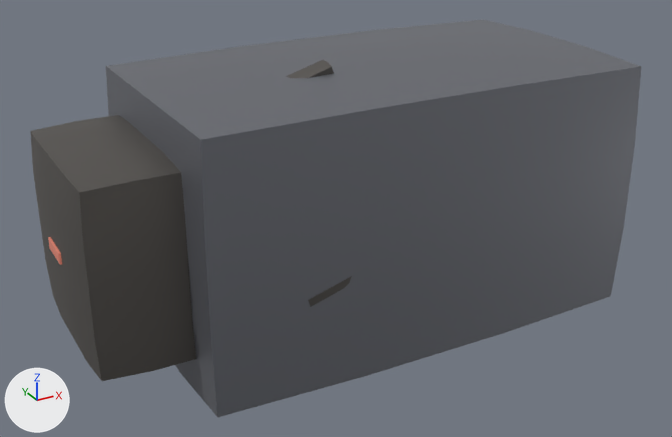
The Blender file assets/ships/parts/blender/engine_vector_authored.blend: old version first, new version second.
One viewpoint serves both versions: a 50 mm camera at (-1.53, -4.52, 2.1) aimed at (0.92, -0.05, -0.13). The axes (+X, +Y, +Z) are drawn at lower left. The lights are the same throughout. The first picture is the older version.

In view in the first picture: 'DET_nozzle_scorch', 'LOD0_ENGINE_VECTOR_MAIN', 'engine_vector_Material_Mechanical_Merged'.
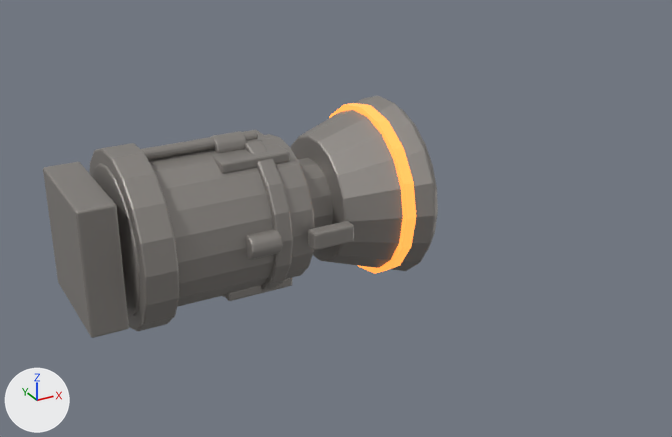
What differs and where, as boxes (x1, y1, x2, y2) in the pictures (672 x 437 px):
'LOD0_ENGINE_VECTOR_MAIN', recoloured, reshaped, moved (26% narrower, 39% shorter)
    before: (106, 20, 641, 417)
    after: (43, 96, 438, 338)
'engine_vector_Material_Mechanical_Merged', deleted
    before: (30, 60, 352, 381)
'DET_heat_scorch_band', added (orange)
    after: (329, 103, 416, 274)
'DET_nozzle_scorch', deleted
    before: (48, 237, 62, 265)
part 1 of me_lod0_engine_vector_main, added
    after: (43, 162, 129, 338)
part 2 of me_lod0_engine_vector_main, added
    after: (92, 134, 315, 316)
part 3 of me_lod0_engine_vector_main, added
    after: (89, 143, 179, 331)
part 4 of me_lod0_engine_vector_main, added
    after: (245, 139, 293, 290)
part 5 of me_lod0_engine_vector_main, added (mostly hidden)
    after: (400, 108, 438, 252)
part 6 of me_lod0_engine_vector_main, added
    after: (291, 96, 435, 271)
part 7 of me_lod0_engine_vector_main, added
    after: (297, 158, 333, 228)
part 8 of me_lod0_engine_vector_main, added
    after: (308, 221, 354, 250)
part 9 of me_lod0_engine_vector_main, added
    after: (211, 131, 247, 153)
part 10 of me_lod0_engine_vector_main, added
    after: (246, 229, 283, 260)
part 11 of me_lod0_engine_vector_main, added
    after: (141, 130, 258, 160)
part 12 of me_lod0_engine_vector_main, added (mostly hidden)
    after: (177, 295, 222, 307)
part 13 of me_lod0_engine_vector_main, added
    after: (196, 130, 290, 173)
part 14 of me_lod0_engine_vector_main, added
    after: (223, 278, 292, 301)
part 15 of me_lod0_engine_vector_main, deleted
    before: (106, 20, 641, 140)
part 16 of me_lod0_engine_vector_main, deleted
    before: (201, 67, 641, 417)
part 17 of me_lod0_engine_vector_main, deleted
    before: (106, 67, 218, 417)
part 18 of me_lod0_engine_vector_main, deleted
    before: (372, 174, 519, 299)

The change, as a diff of the scene's bpy script:
```diff
--- a/assets/ships/parts/blender/engine_vector_authored.blend.py
+++ b/assets/ships/parts/blender/engine_vector_authored.blend.py
@@ mat_material_accent @@
 mat_material_accent.emission_color = (0.75, 0.25, 0.18)  # pink #e18976
-mat_material_accent.emission_strength = 0.25
+mat_material_accent.emission_strength = 1.4
@@ mat_material_hull @@
 mat_material_hull = principled_material('Material_Hull')
-mat_material_hull.base_color = (0.22, 0.23, 0.26)  # grey #81848b
+mat_material_hull.base_color = (0.32, 0.3, 0.28)  # grey #999590
 mat_material_hull.metallic = 0.7
@@ me_lod0_engine_vector_main @@
 # used by ob_lod0_engine_vector_main; parent = ob_engine_vector; location = (1.2, 0.0, 0.0)
-me_lod0_engine_vector_main.from_pydata(...)  # 104 vertices, 108 faces; spans x -1.4..1.4, y -0.8..0.8, z -0.8..0.8
+me_lod0_engine_vector_main.from_pydata(...)  # 600 vertices, 460 faces; spans x -0.1..1.9, y -0.55..0.55, z -0.54..0.54
+# me_lod0_engine_vector_main part 1: a new loose piece, a box spanning x -0.1..0.1, y -0.35..0.35, z -0.35..0.35, in mat_material_hull (grey #999590)
+# me_lod0_engine_vector_main part 2: a new loose piece, a 20-sided cylinder along x spanning x 0.15..1.15, y -0.42..0.42, z -0.42..0.42, in mat_material_hull (grey #999590)
+# me_lod0_engine_vector_main part 3: a new loose piece, an 18-sided cylinder along x spanning x 0.16..0.34, y -0.5..0.5, z -0.49..0.49, in mat_material_hull (grey #999590)
+# me_lod0_engine_vector_main part 4: a new loose piece, an 18-sided cylinder along x spanning x 0.9..1.0, y -0.45..0.45, z -0.44..0.44, in mat_material_hull (grey #999590)
+# me_lod0_engine_vector_main part 5: a new loose piece, a torus around x (ring radius 0.48, tube radius 0.05) spanning x 1.802..1.898, y -0.53..0.53, z -0.53..0.53, in mat_material_hull (grey #999590)
+# me_lod0_engine_vector_main part 6: a new loose piece, an 18-sided cut cone along x (radius 0.38 at the low end, 0.55 at the high end) spanning x 1.35..1.85, y -0.55..0.55, z -0.54..0.54, in mat_material_hull (grey #999590)
+# me_lod0_engine_vector_main part 7: a new loose piece, a 14-sided cylinder along x spanning x 1.2..1.4, y -0.25..0.25, z -0.24..0.24, in mat_material_hull (grey #999590)
+# me_lod0_engine_vector_main part 8: a new loose piece, a box spanning x 1.075..1.325, y -0.54..-0.46, z -0.05..0.05, in mat_material_hull (grey #999590)
+# me_lod0_engine_vector_main part 9: a new loose piece, a 10-sided cylinder along x spanning x 0.74..0.92, y -0.07..0.07, z 0.35..0.49, in mat_material_hull (grey #999590)
+# me_lod0_engine_vector_main part 10: a new loose piece, a 10-sided cylinder along x spanning x 0.74..0.92, y -0.49..-0.35, z -0.07..0.07, in mat_material_hull (grey #999590)
+# me_lod0_engine_vector_main part 11: a new loose piece, an 8-sided cylinder along x spanning x 0.3..1.0, y -0.035..0.035, z 0.415..0.485, in mat_material_hull (grey #999590)
+# me_lod0_engine_vector_main part 12: a new loose piece, an 8-sided cylinder along x spanning x 0.3..1.0, y -0.035..0.035, z -0.485..-0.415, in mat_material_hull (grey #999590)
+# me_lod0_engine_vector_main part 13: a new loose piece, a box spanning x 0.7..1.1, y -0.225..0.225, z 0.35..0.41, in mat_material_hull (grey #999590)
+# me_lod0_engine_vector_main part 14: a new loose piece, a box spanning x 0.7..1.1, y -0.225..0.225, z -0.41..-0.35, in mat_material_hull (grey #999590)
+# me_lod0_engine_vector_main part 15: the loose piece of 16 vertices spanning x -1.36..1.36, y -0.76..0.76, z 0.75..0.8 is deleted
+# me_lod0_engine_vector_main part 16: the loose piece of 16 vertices spanning x -1.36..1.36, y -0.8..-0.75, z -0.76..0.76 is deleted
+# me_lod0_engine_vector_main part 17: the loose piece of 16 vertices spanning x -1.4..-1.35, y -0.76..0.76, z -0.76..0.76 is deleted
+# me_lod0_engine_vector_main part 18: the loose piece of 4 vertices spanning x -0.47..0.47, y -0.8, z -0.27..0.27 is deleted
+# other edits to the shape of me_lod0_engine_vector_main do not show in these pictures
 me_lod0_engine_vector_main.materials.append(mat_material_hull)
@@ ob_det_nozzle_scorch @@
-ob_det_nozzle_scorch = bpy.data.objects.new('DET_nozzle_scorch', me_cube_002)
@@ ob_engine_vector_material_mechanical_merged @@
-ob_engine_vector_material_mechanical_merged = bpy.data.objects.new('engine_vector_Material_Mechanical_Merged', me_engine_vector_material_mechanical_merged)
@@ ob_lod0_engine_vector_main @@
 ob_lod0_engine_vector_main.parent = ob_engine_vector
-ob_lod0_engine_vector_main.location = (1.2, 0.0, 0.0)
+ob_lod0_engine_vector_main.location = (-0.55, 0.0, 0.0)
 _m = ob_lod0_engine_vector_main.modifiers.new('SF_Bevel', 'BEVEL')
@@ ob_det_heat_scorch_band @@
+ob_det_heat_scorch_band = bpy.data.objects.new('DET_heat_scorch_band', me_cylinder_010)  # a 16-sided cylinder along x spanning x -0.035..0.035, y -0.52..0.52, z -0.52..0.52; in mat_material_accent (orange #f99050, glowing orange #ff953f)
+ob_det_heat_scorch_band.location = (1.15, 0.0, 0.0)
```
